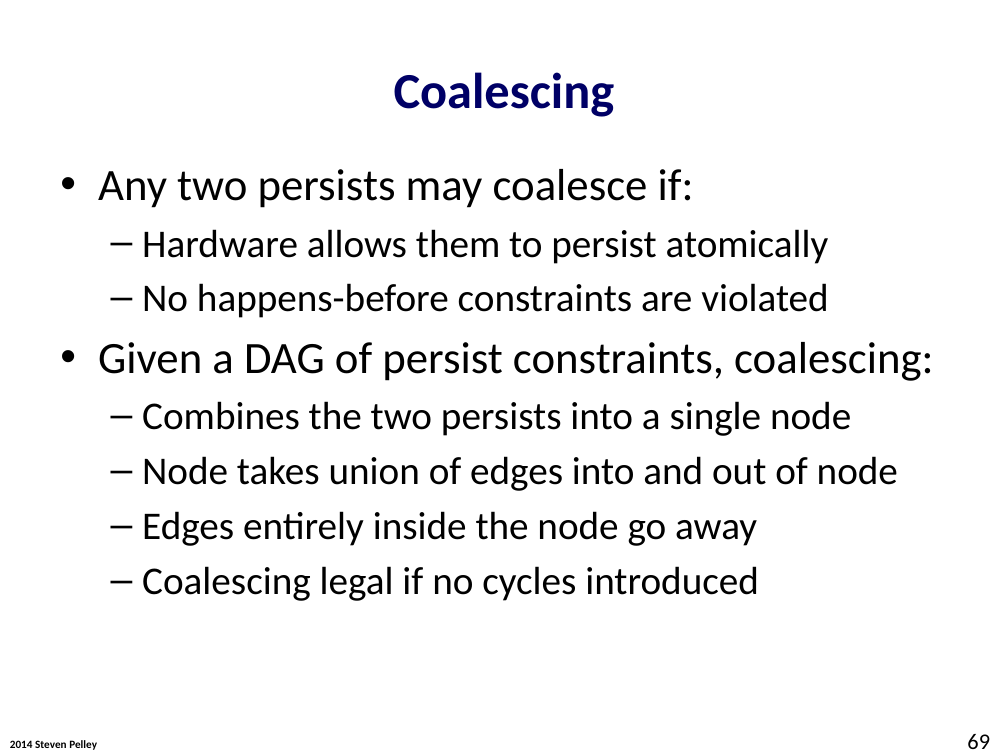
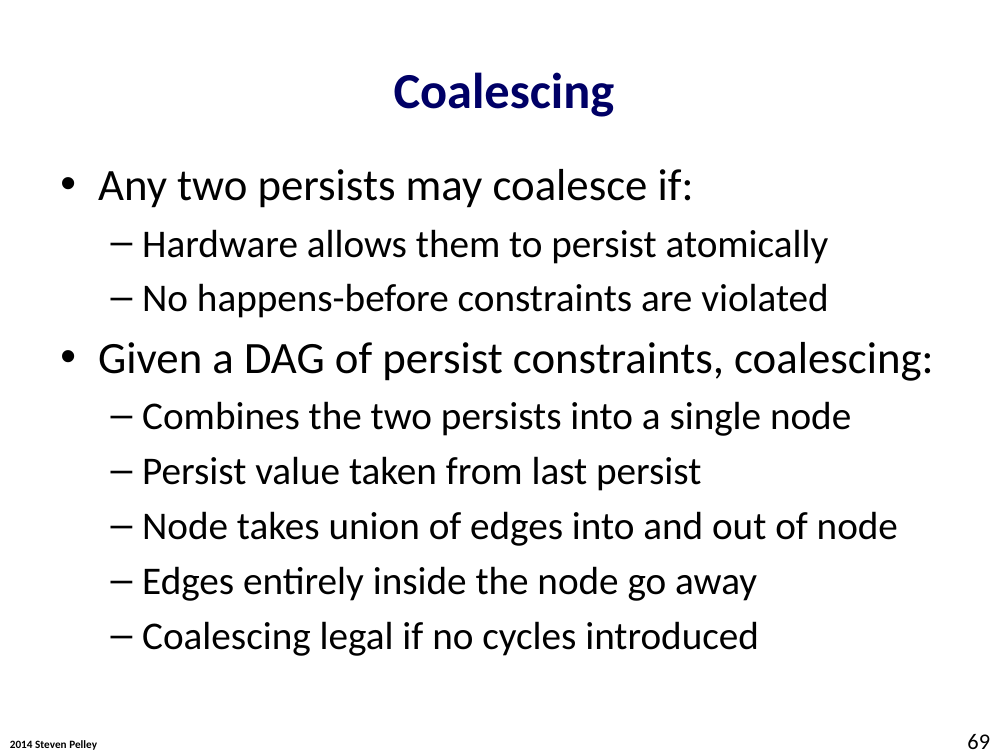
Before and after one commit to Abulila/dissertation, a slide deck: slide 69 of proposal/defense.pptx. Drawn at 1008x756 pixels with LibreOffice and Linux fonts; fonts in the diff are those of the drawing; background and template pictures are left out. Boxes give left, top, right and bottom in pixels: in the first picture for what was removed or moved away, otherwise in the second. Text is boxed around its words. In the diff, an @@ line names an element or a change of style, - is before the commit and + after.

```diff
--- a/proposal/defense.pptx
+++ b/proposal/defense.pptx
@@ text at bbox=[142, 456, 701, 491]: paragraph added @@
+  – Persist value taken from last persist
```
Also in this commit, not shown: 5 other slides changed, 1 slide added, 1 slide removed.
